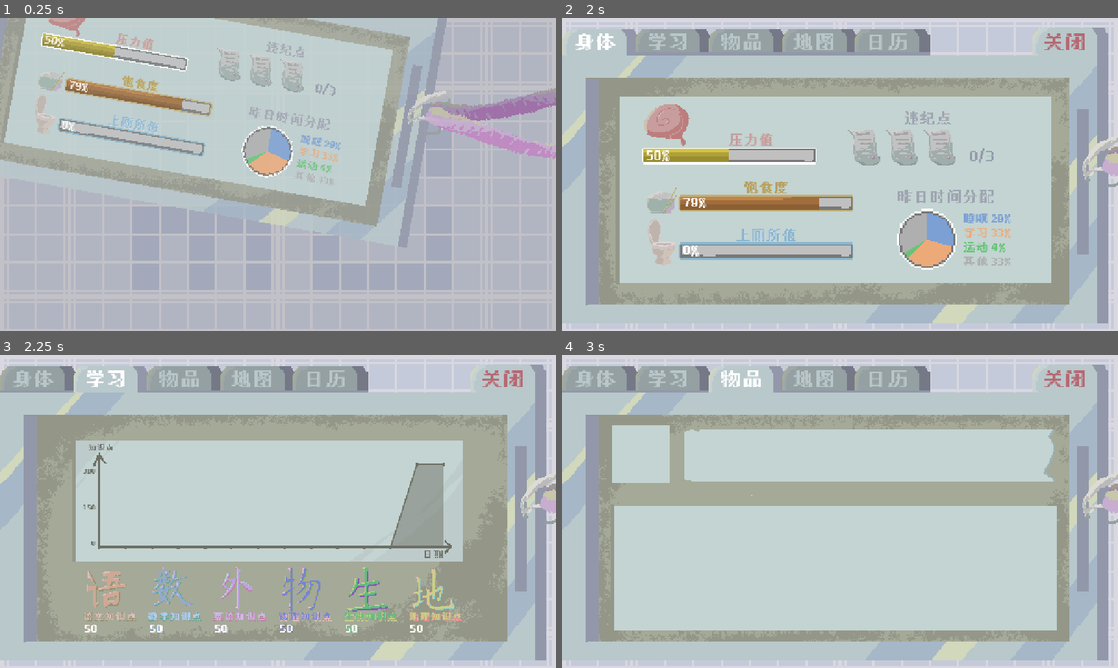
Above: before the commit, frames 1-4 (two rows, left to right).
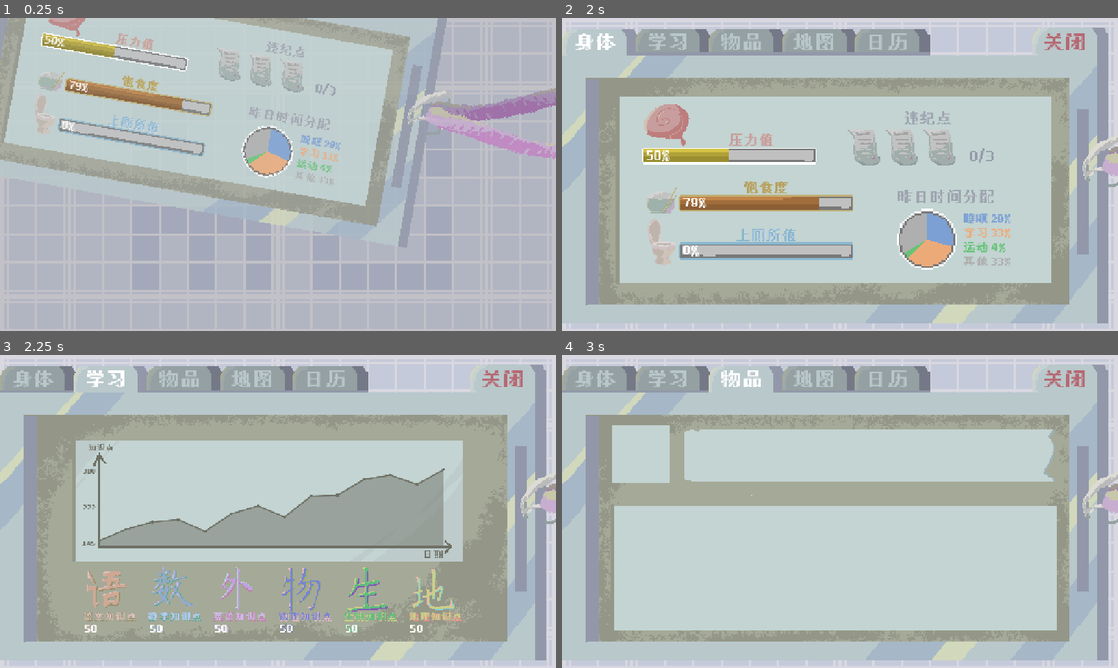
Above: after the commit, the same moments.

Repository: mu142857/School-Rules
Game: Godot game, scene res://ui/info_panel.tscn
The game is run twice, just before and just after one commit, with the same random seed, the same clock (stepped at 60 frames per second) and the same inputs. The project has no main scene, so this scene is started directly.
Inputs (mouse positions are in pixels of both pictures, inside the frame that each line leads up to):
- Up to frame 1 (0.25 s): no input
- Up to frame 2 (2 s): move the mouse to (962, 158) at 0.52 s; hold D (ui_right) 0.53-1.25 s; click "身体" at 1.25 s
- Up to frame 3 (2.25 s): click "学习" at 2 s
- Up to frame 4 (3 s): click "物品" at 2.75 s

Frames 1-2 are identical in both runs. In frame 3, 6.8% of the frame differs, in the area x 14-80%, y 34-62%; in frame 4, nothing differs.

Commit message:
Create  item panel, map panel, and calendar panel.

Diff:
--- a/senior-year-of-high-school/autoload/game_manager.gd
+++ b/senior-year-of-high-school/autoload/game_manager.gd
@@ -89,8 +89,29 @@
 func _ready():
 	# 如果是新游戏（历史记录为空），记录一下开局初始值
 	if knowledge_history.is_empty():
-		for i in range(2):
-			record_current_knowledge()
+		# 预填 13 天的模拟数据 (40-60分之间)
+		for i in range(13):
+			var fake_k = {
+				"month": month,
+				"day": day, # 实际项目中可以写逻辑让日期递减，这里简化处理
+				"Chinese": (randi_range(20, 28) + i * 2), # 24 is the base
+				"Math": (randi_range(10, 38) + i * 2),
+				"English": (randi_range(18, 30) + i * 2),
+				"Physics": (randi_range(13, 35) + i * 2),
+				"Geography": (randi_range(18, 30) + i * 2),
+				"Biology": (randi_range(16, 32) + i * 2)
+			}
+			knowledge_history.append(fake_k)
+
+		# 第 14 天：存入当前的真实初始值 (50分)
+		record_current_knowledge()
+
+	# 时间分配也给个初始填充，防止饼图报错
+	if time_allocation_history.is_empty():
+		add_record({
+			"month": month, "day": day,
+			"sleep": 420, "study": 480, "exercise": 60, "other": 480
+		})
 
 # 封装一个记录知识点的方法，方便多处调用
 func record_current_knowledge():
--- /dev/null
+++ b/senior-year-of-high-school/ui/calendar_panel.tscn
@@ -0,0 +1,17 @@
+[gd_scene load_steps=2 format=3 uid="uid://845v4rda2ju5"]
+
+[ext_resource type="Texture2D" uid="uid://iq52h30uyxp6" path="res://ui/panels/Calendar Panel.png" id="1_eu45s"]
+
+[node name="calendar_panel" type="Control"]
+layout_mode = 3
+anchors_preset = 15
+anchor_right = 1.0
+anchor_bottom = 1.0
+grow_horizontal = 2
+grow_vertical = 2
+
+[node name="CalendarTag" type="Sprite2D" parent="."]
+position = Vector2(1, 23.999998)
+scale = Vector2(2.7, 2.7)
+texture = ExtResource("1_eu45s")
+centered = false
--- /dev/null
+++ b/senior-year-of-high-school/ui/item_panel.tscn
@@ -0,0 +1,17 @@
+[gd_scene load_steps=2 format=3 uid="uid://chk4jjgjwxmhq"]
+
+[ext_resource type="Texture2D" uid="uid://c4gilvnqdlrg8" path="res://ui/panels/Item Panel.png" id="1_jlm3y"]
+
+[node name="item_panel" type="Control"]
+layout_mode = 3
+anchors_preset = 15
+anchor_right = 1.0
+anchor_bottom = 1.0
+grow_horizontal = 2
+grow_vertical = 2
+
+[node name="ItemTag" type="Sprite2D" parent="."]
+position = Vector2(1, 23.999998)
+scale = Vector2(2.7, 2.7)
+texture = ExtResource("1_jlm3y")
+centered = false
--- a/senior-year-of-high-school/ui/line_chart.gd
+++ b/senior-year-of-high-school/ui/line_chart.gd
@@ -55,7 +55,7 @@
 
 	# 如果不足14天，前面补0（保持数组长度一致以便平滑切换）
 	while latest_points.size() < max_days:
-		latest_points.insert(0, 0.0)
+		latest_points.insert(0, 50)
 
 	target_data = latest_points
 
--- /dev/null
+++ b/senior-year-of-high-school/ui/map_panel.tscn
@@ -0,0 +1,17 @@
+[gd_scene load_steps=2 format=3 uid="uid://dlnqei3ryi0o3"]
+
+[ext_resource type="Texture2D" uid="uid://klat43xwlx0w" path="res://ui/panels/Map Panel.png" id="1_fun7b"]
+
+[node name="map_panel" type="Control"]
+layout_mode = 3
+anchors_preset = 15
+anchor_right = 1.0
+anchor_bottom = 1.0
+grow_horizontal = 2
+grow_vertical = 2
+
+[node name="MapTag" type="Sprite2D" parent="."]
+position = Vector2(1, 23.999998)
+scale = Vector2(2.7, 2.7)
+texture = ExtResource("1_fun7b")
+centered = false
--- a/senior-year-of-high-school/ui/study_panel.tscn
+++ b/senior-year-of-high-school/ui/study_panel.tscn
@@ -21,6 +21,7 @@
 script = ExtResource("1_6ukcq")
 
 [node name="StudyTag" type="Sprite2D" parent="."]
+visible = false
 position = Vector2(1, 23.999998)
 scale = Vector2(2.7, 2.7)
 texture = ExtResource("1_ckuh0")
